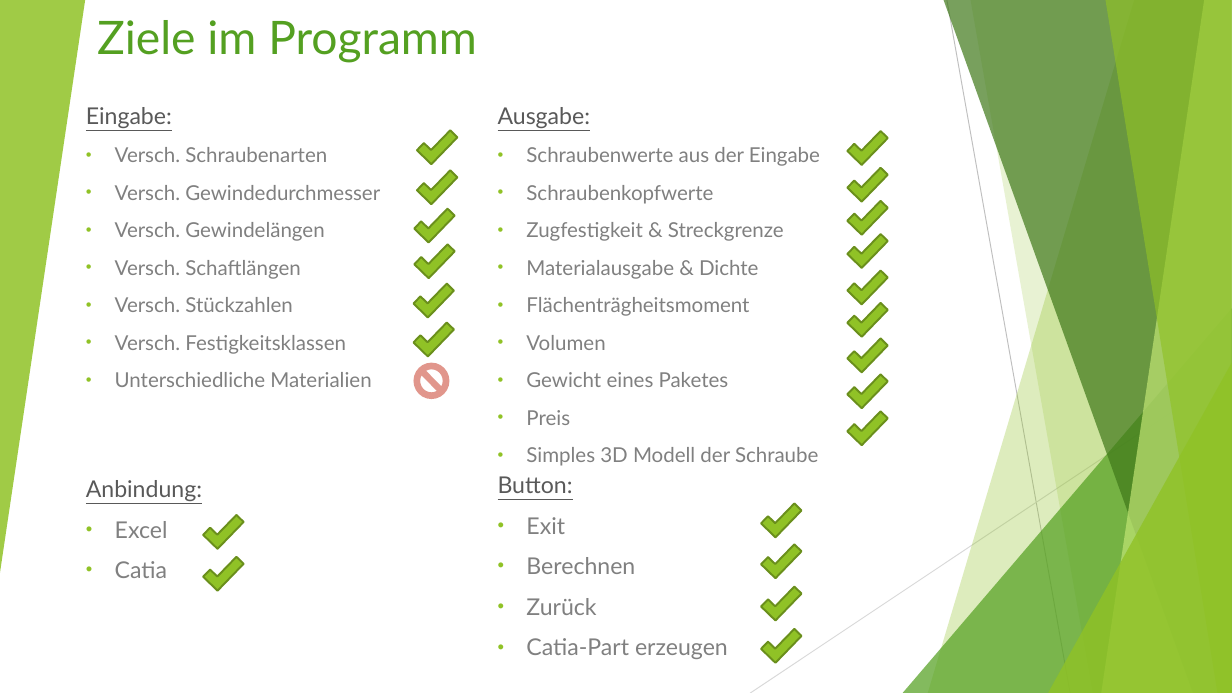
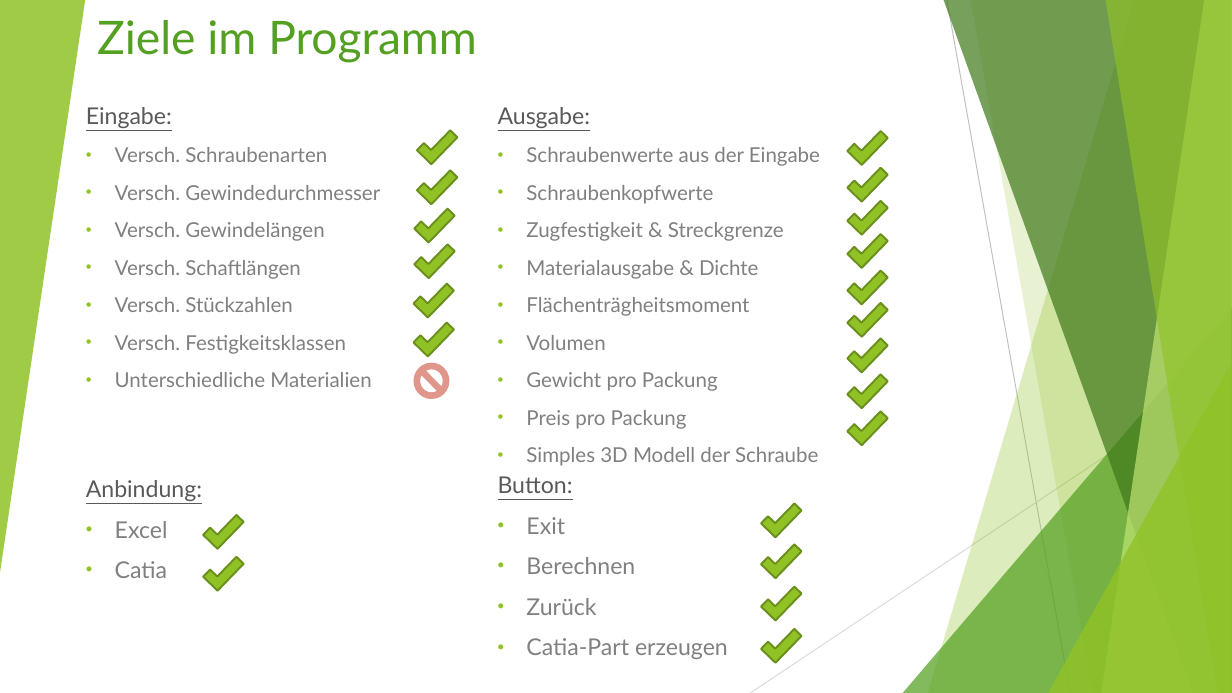
Before and after one commit to baetjer/HSP_GruppeF_Sprint1, a slide deck: slide 3 of Sprint 3/Abgabe-Dateien/Sptrint 3 Präsentation.pptx. Drawn at 1232x693 pixels with LibreOffice and Linux fonts; fonts in the diff are those of the drawing. Boxes give left, top, right and bottom in pixels: in the first picture for what was removed or moved away, otherwise in the second. Text is boxed around its words. In the diff, an @@ line names an element or a change of style, - is before the commit and + after.

```diff
--- a/Sprint 3/Abgabe-Dateien/Sptrint 3 Präsentation.pptx
+++ b/Sprint 3/Abgabe-Dateien/Sptrint 3 Präsentation.pptx
@@ text at bbox=[526, 372, 718, 429]: text changed @@
-• Gewicht eines Paketes
-• Preis
+• Gewicht pro Packung
+• Preis pro Packung
```
